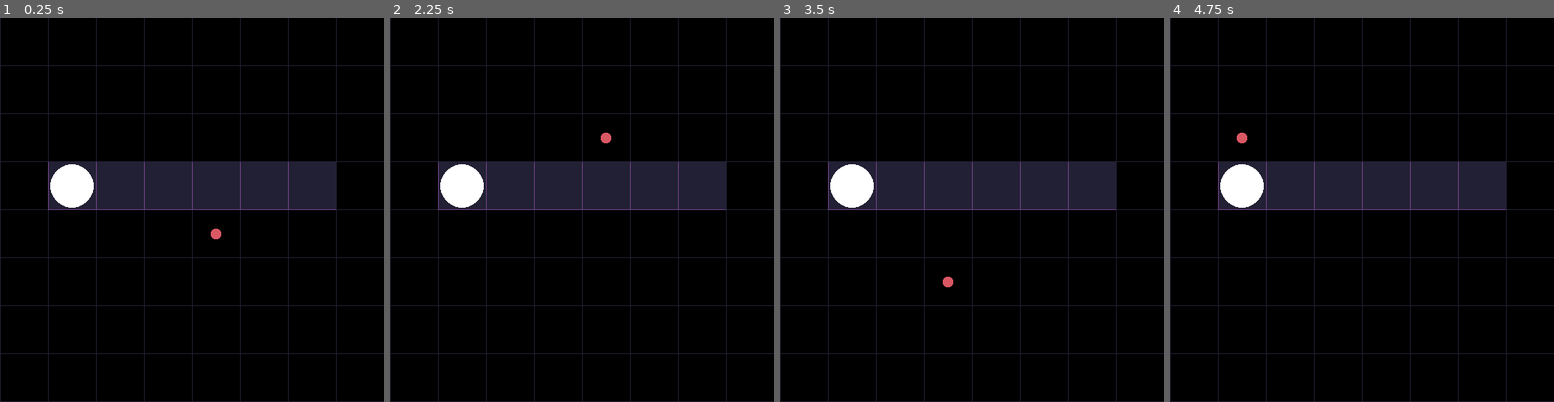
Above: before the commit, frames 1-4 (left to right).
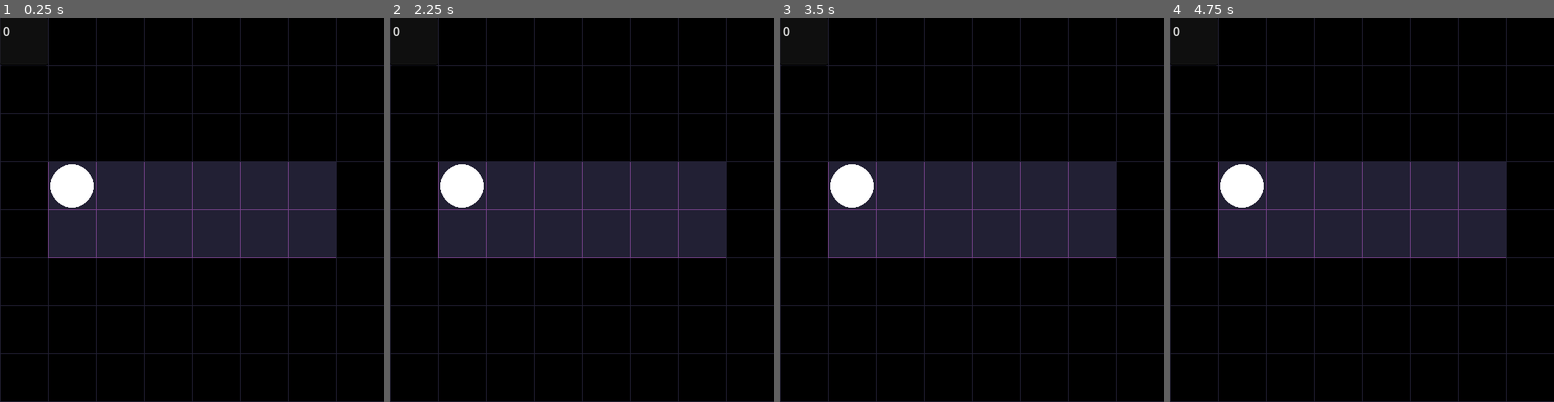
Above: after the commit, the same moments.

Repository: erraticandunplanned/Flow_Ltd
Game: Godot game, scene res://scenes/test_grid.tscn
Two runs of this game, one before a commit and one after it. Both use one fixed random seed, a clock stepped at 60 frames per second and the inputs below.
Inputs (mouse positions are in pixels of both pictures, inside the frame that each line leads up to):
- Up to frame 1 (0.25 s): no input
- Up to frame 2 (2.25 s): tap Enter at 0.5, 2 s; move the mouse to (666, 190) at 0.52 s; click (666, 190) at 0.6 s; tap Space at 1.25 s; move the mouse to (505, 229) at 1.27 s; click (505, 229) at 1.35 s; move the mouse to (620, 125) at 2.02 s; click (620, 125) at 2.1 s
- Up to frame 3 (3.5 s): tap Space at 2.75 s; move the mouse to (952, 286) at 2.77 s; click (952, 286) at 2.85 s
- Up to frame 4 (4.75 s): tap Enter at 3.5 s; move the mouse to (1477, 267) at 3.52 s; click (1477, 267) at 3.6 s; tap Space at 4.25 s; move the mouse to (1246, 152) at 4.27 s; click (1246, 152) at 4.35 s

The runs differ from the first frame. In frame 1, 9.4% of the frame differs, in the area x 0-88%, y 2-63%; in frame 2, 9.5%; in frame 3, 9.5%; in frame 4, 9.5%.

Commit message:
technically works. needs cleaning

Diff:
--- a/scenes/draw_canvas.gd
+++ b/scenes/draw_canvas.gd
@@ -1,19 +1,25 @@
 extends Node2D
 
-var linestart = Vector2.ZERO
-var lineend = Vector2.ZERO
-var linecolor = Color.WHITE
-var linewidth = 32.0
+var lines = []
+var circles = []
 
 func _process(delta):
 	queue_redraw()
 
+func remove_previous():
+	lines.remove_at(lines.size())
+	circles.remove_at(circles.size())
+	_draw()
+
 func call_remote_draw(s, e, c, w):
-	linestart = s
-	lineend = e
-	linecolor = c
-	linewidth = w
+	var newline = [s,e,c,w]
+	var newcircle = [s,w/2,c]
+	lines.append(newline)
+	circles.append(newcircle)
 	_draw()
 
 func _draw():
-	draw_line(linestart, lineend, linecolor, linewidth, false)
+	for i in lines:
+		draw_line(i[0], i[1], i[2], i[3], false)
+	for j in circles:
+		draw_circle(j[0], j[1], j[2])
--- a/scenes/test_grid.tscn
+++ b/scenes/test_grid.tscn
@@ -9,12 +9,29 @@
 
 [node name="grid_container" type="Node2D" parent="."]
 
+[node name="obstacle_container" type="Node2D" parent="."]
+
 [node name="draw_canvas" type="Node2D" parent="."]
 script = ExtResource("2_gf1tg")
 
 [node name="flow_container" type="Node2D" parent="."]
 
+[node name="CanvasLayer" type="CanvasLayer" parent="."]
+
+[node name="Control" type="Control" parent="CanvasLayer"]
+layout_mode = 3
+anchors_preset = 0
+offset_right = 64.0
+offset_bottom = 64.0
+
+[node name="TextEdit" type="TextEdit" parent="CanvasLayer/Control"]
+layout_mode = 0
+offset_right = 64.0
+offset_bottom = 64.0
+text = "0"
+
 [node name="cursor" type="Sprite2D" parent="."]
+visible = false
 modulate = Color(0.853352, 0.342064, 0.394375, 1)
 scale = Vector2(0.25, 0.25)
 texture = ExtResource("2_twmjc")
--- a/scripts/test_grid.gd
+++ b/scripts/test_grid.gd
@@ -5,9 +5,12 @@
 @onready var circle = preload("res://textures/basic_dot.png")
 @onready var gridcontainer = $grid_container
 @onready var flowcontainer = $flow_container
+@onready var obstaclecontainer = $obstacle_container
+@onready var canvas = $draw_canvas
+@onready var clock = $CanvasLayer/Control/TextEdit
 @onready var cursor = $cursor
-@onready var canvas = $draw_canvas
 
+var time = 0
 var current_object : Node
 var instant_object : Node :
 	set(obj) : _on_current_object_changed(obj)
@@ -21,10 +24,15 @@
 	for i in range(0,8):
 		for j in range(0,8):
 			var newtile = Sprite2D.new()
-			gridcontainer.add_child(newtile)
 
-			if i > 0 and i < 7 and j == 3: newtile.texture = gridtile
-			else: newtile.texture = gridtile_black
+
+			if i > 0 and i < 7 and j > 2 and j < 5:
+				gridcontainer.add_child(newtile)
+				newtile.texture = gridtile
+			else:
+				obstaclecontainer.add_child(newtile)
+				newtile.texture = gridtile_black
+
 			newtile.name = str(i) + "," + str(j)
 			newtile.global_position = Vector2(i * 64 + 32, j * 64 + 32)
 
@@ -35,9 +43,8 @@
 	#neworb.modulate.from_ok_hsl(17,73,57,255)
 	neworb.global_position = Vector2(96,224)
 
-# Called every frame. 'delta' is the elapsed time since the previous frame.
+
 func _process(delta):
-	#cursor.global_position = get_global_mouse_position()
 
 	if Input.is_action_just_pressed("left_mouse_click"):
 		for i in flowcontainer.get_children():
@@ -50,28 +57,41 @@
 		is_dragging = false
 
 	var mousepos = get_global_mouse_position()
+	if mousepos.x < 0 or mousepos.y < 0 or mousepos.x > 512 or mousepos.y > 512:
+		instant_object = null
+		is_dragging = false
 
-	cursor.global_position.x = floor(mousepos.x / 64) * 64 + 32
-	cursor.global_position.y = floor(mousepos.y / 64) * 64 + 32
+	var checkpos = Vector2(floor(mousepos.x / 64) * 64 + 32, floor(mousepos.y / 64) * 64 + 32)
+	var is_valid_location = false
+	if abs(current_cursor_location.x - checkpos.x) == 64: is_valid_location = true
+	if abs(current_cursor_location.y - checkpos.y) == 64: is_valid_location = true
+	if previous_cursor_location == Vector2(0,0): is_valid_location = true
+	for i in obstaclecontainer.get_children():
+		if i.global_position == checkpos: is_valid_location = false
+	if checkpos == current_cursor_location: is_valid_location = false
+	if is_valid_location:
+		cursor.global_position = checkpos
+		if current_cursor_location != Vector2(0,0):
+			update_clock()
 
-
-	if is_dragging and current_object != null:
+	if is_dragging and current_object != null and cursor.global_position != current_cursor_location:
 		current_object.global_position = cursor.global_position
-		if cursor.global_position != current_cursor_location:
-			canvas.call_remote_draw(previous_cursor_location, current_cursor_location, Color.WHITE, 32.0)
-			#draw_line(previous_cursor_location, current_cursor_location, Color(0, 1, 1, 1), 16, false)
-			print("draw?")
-
-	if cursor.global_position != current_cursor_location:
 		previous_cursor_location = current_cursor_location
 		current_cursor_location = cursor.global_position
-		#print("previous_cursor_location", previous_cursor_location)
-		#print("current_cursor_location", current_cursor_location)
-		#print("")
+		if previous_cursor_location != Vector2(0,0):
+			canvas.call_remote_draw(previous_cursor_location, current_cursor_location, Color.WHITE, 32.0)
+			var new_obstacle = Node2D.new()
+			obstaclecontainer.add_child(new_obstacle)
+			new_obstacle.global_position = previous_cursor_location
 
 func _on_current_object_changed(obj):
 	if obj != null:
 		current_object = obj
-		obj.modulate.a = 0.5
+		obj.modulate = Color.MEDIUM_PURPLE
 	elif current_object != null:
-		current_object.modulate.a = 1
+		current_object.modulate = Color.WHITE
+
+func update_clock():
+	time += 1
+	var text = str(time)
+	clock.text = text
